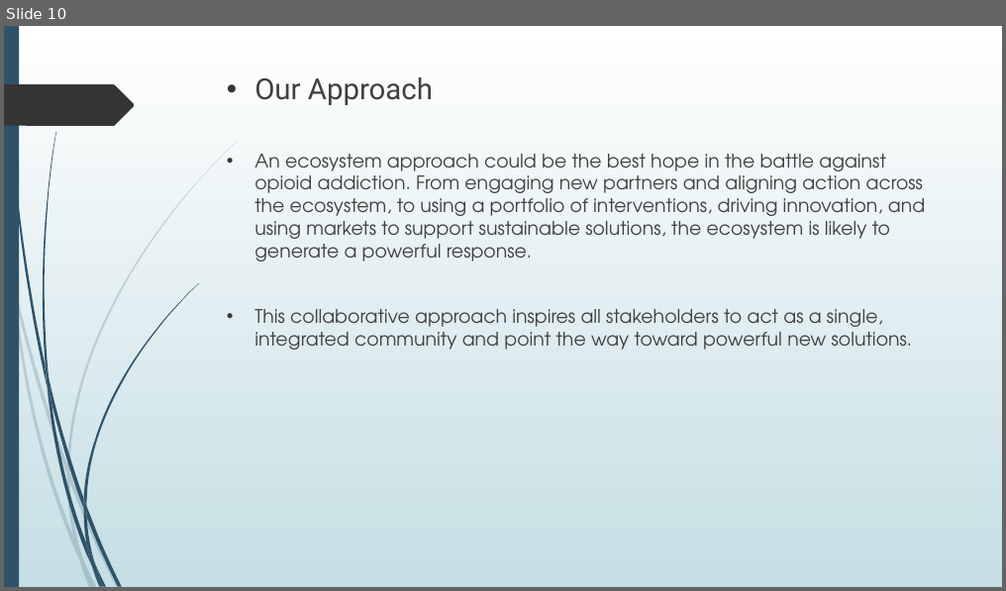
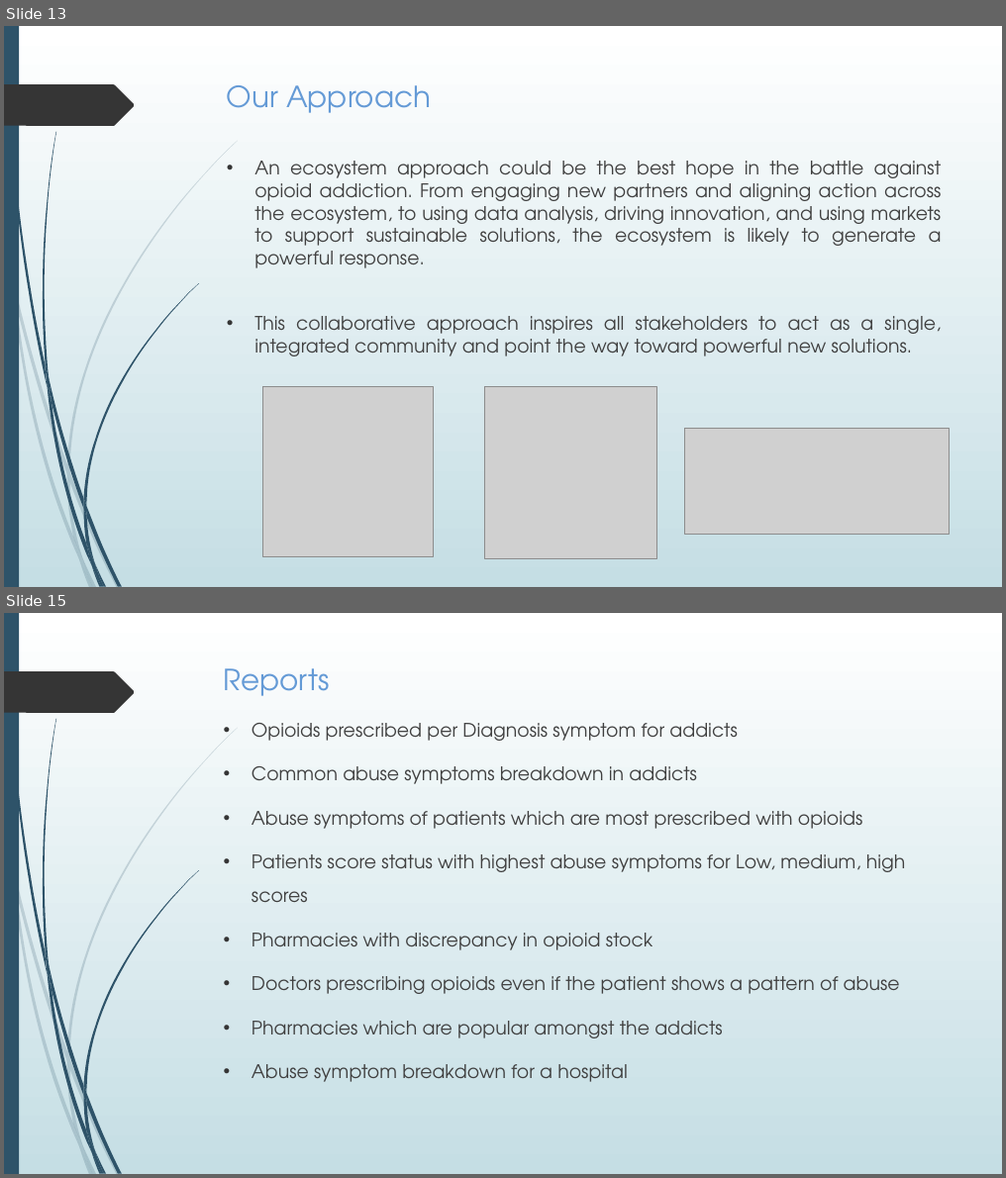
Before and after one commit to shrican/ecosystem-approach-to-opioid-crisis, a slide deck: Ecosystem approach to Opioid Crisis.pptx. Shown one above the other, each under a label of ours: slide 10 before the commit, slides 13 and 15 after it; the slides between them are not shown. The pictures are 1006x591 and 1006x1178 pixels, drawn with LibreOffice and Linux fonts; fonts in the diff are those of the drawing; grey boxes stand for pictures. Boxes give left, top, right and bottom in pixels: in the first picture for what was removed or moved away, otherwise in the second. Text is boxed around its words. In the diff, an @@ line names an element or a change of style, - is before the commit and + after.

```diff
--- a/Ecosystem approach to Opioid Crisis.pptx
+++ b/Ecosystem approach to Opioid Crisis.pptx
@@ slide 15 added at [4,613,1002,1174], background gradient #FFFFFF to #C5DEE5; not listed: 24 template elements that a slide beside it also shows @@
@@ text added at [224,668,906,1082], 18 pt, text #404040 @@
+Reports
+• Opioids prescribed per Diagnosis symptom for addicts
+• Common abuse symptoms breakdown in addicts
+• Abuse symptoms of patients which are most prescribed with opioids
+• Patients score status with highest abuse symptoms for Low, medium, high scores
+• Pharmacies with discrepancy in opioid stock
+• Doctors prescribing opioids even if the patient shows a pattern of abuse
+• Pharmacies which are popular amongst the addicts
+• Abuse symptom breakdown for a hospital
@@ what was slide 10 is now slide 13 @@
@@ slide 13 changed as well @@
@@ text "Our Approach": place and size @@
-text "Our Approach" at [254,77,925,350]
+text "Our Approach" at [227,85,942,357]
@@ text at [227,85,941,357]: font Roboto to TeX Gyre Adventor, text colour #404040 to #649AD6 in "Our Approach"; bullet • to none; alignment left to justified @@
@@ text at [254,161,942,269]: text changed @@
-• An ecosystem approach could be the best hope in the battle against opioid addiction. From engaging new partners and aligning action across the ecosystem, to using a portfolio of interventions, driving innovation, and using markets to support sustainable solutions, the ecosystem is likely to generate a powerful response.
+• An ecosystem approach could be the best hope in the battle against opioid addiction. From engaging new partners and aligning action across the ecosystem, to using data analysis, driving innovation, and using markets to support sustainable solutions, the ecosystem is likely to generate a powerful response.
@@ picture added at [263,386,434,558] @@
@@ picture added at [484,386,656,559] @@
@@ picture added at [684,428,948,535] @@
```
Also in this commit, not shown: 3 other slides changed, 10 other slides added, 5 slides removed, 4 other files.
